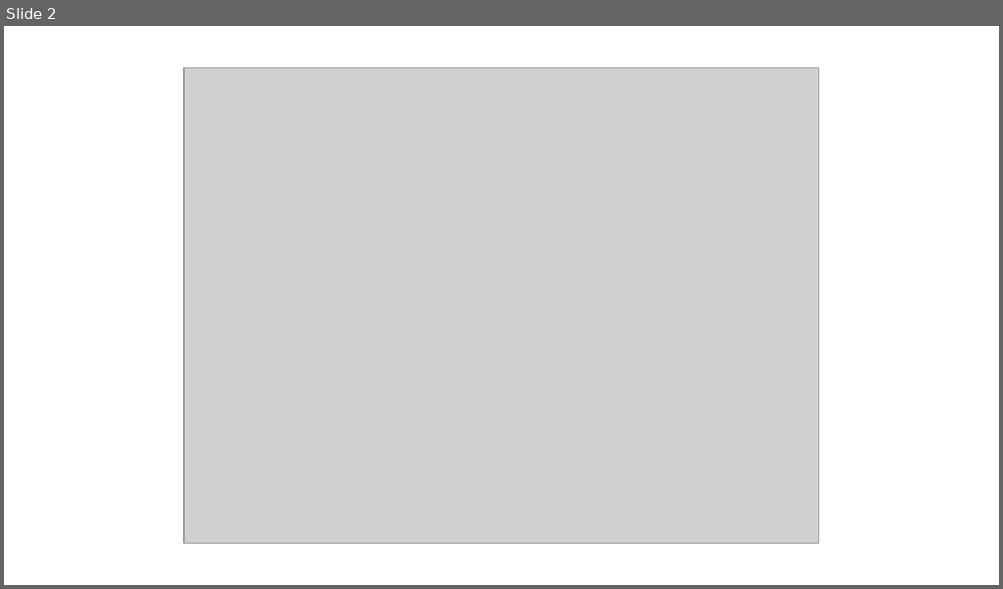
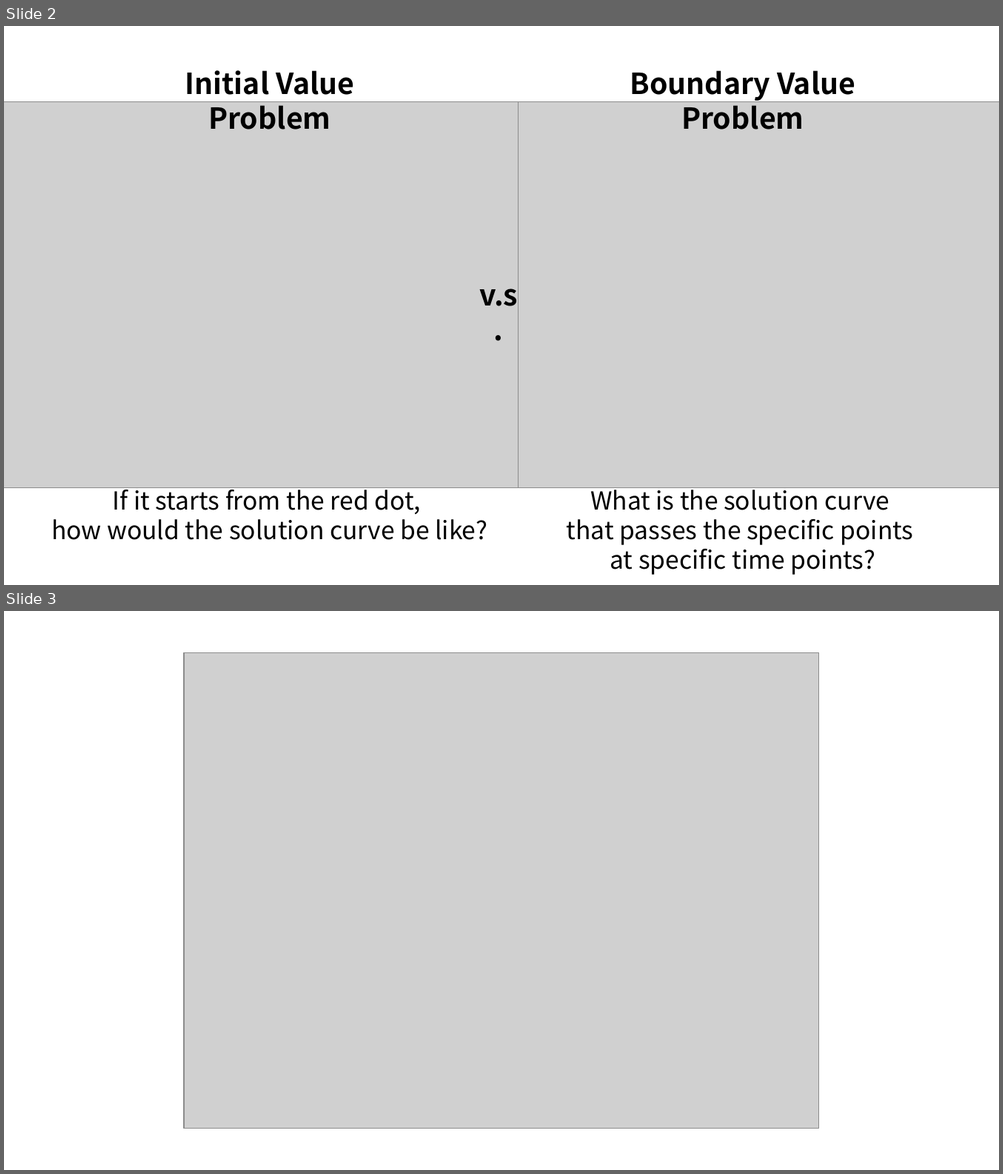
Before and after one commit to answeredbyablemind/answeredbyablemind.github.io, a slide deck: pics/2021-05-28-Boundary_Value_Proglem/pics.pptx. Shown one above the other, each under a label of ours: slide 2 before the commit, slides 2 and 3 after it. The pictures are 1003x589 and 1003x1174 pixels, drawn with LibreOffice and Linux fonts; fonts in the diff are those of the drawing; grey boxes stand for pictures. Boxes give left, top, right and bottom in pixels: in the first picture for what was removed or moved away, otherwise in the second. Text is boxed around its words. In the diff, an @@ line names an element or a change of style, - is before the commit and + after.

```diff
--- a/pics/2021-05-28-Boundary_Value_Proglem/pics.pptx
+++ b/pics/2021-05-28-Boundary_Value_Proglem/pics.pptx
@@ slide 2 added at [4, 26, 999, 585], background #FFFFFF @@
@@ text added at [185, 70, 354, 130], 28 pt, text #000000, bold @@
+Initial Value Problem
@@ text added at [630, 70, 855, 130], 28 pt, text #000000, bold @@
+Boundary Value Problem
@@ picture added at [4, 102, 518, 488] @@
@@ picture added at [484, 102, 999, 488] @@
@@ text added at [479, 289, 518, 306], 28 pt, text #000000, bold @@
+v.s.
@@ text added at [51, 484, 487, 540], 24 pt, text #000000 @@
+If it starts from the red dot,
+how would the solution curve be like?
@@ text added at [566, 484, 913, 575], 24 pt, text #000000 @@
+What is the solution curve
+that passes the specific points
+at specific time points?
@@ what was slide 2 is now slide 3 @@
```
Also in this commit, not shown: 4 other files.
